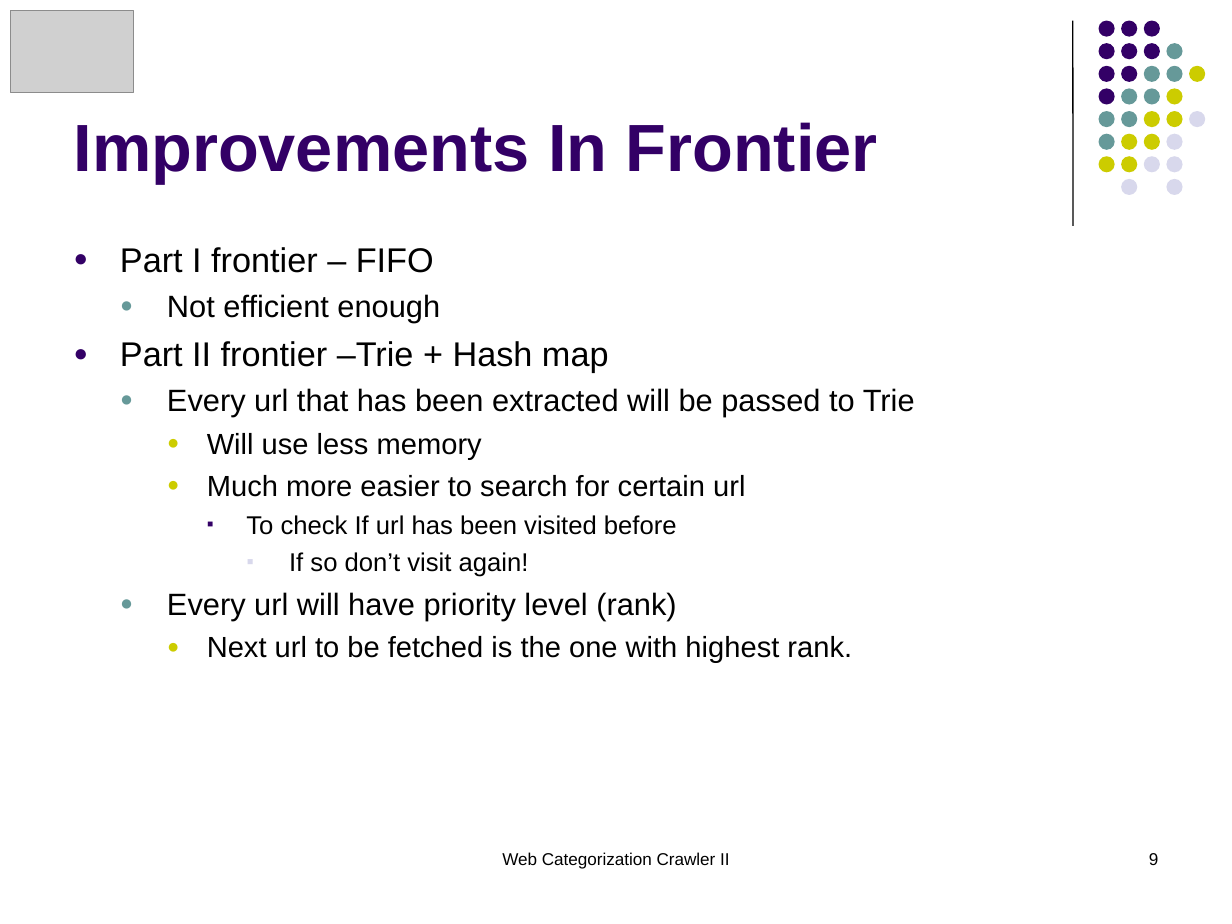
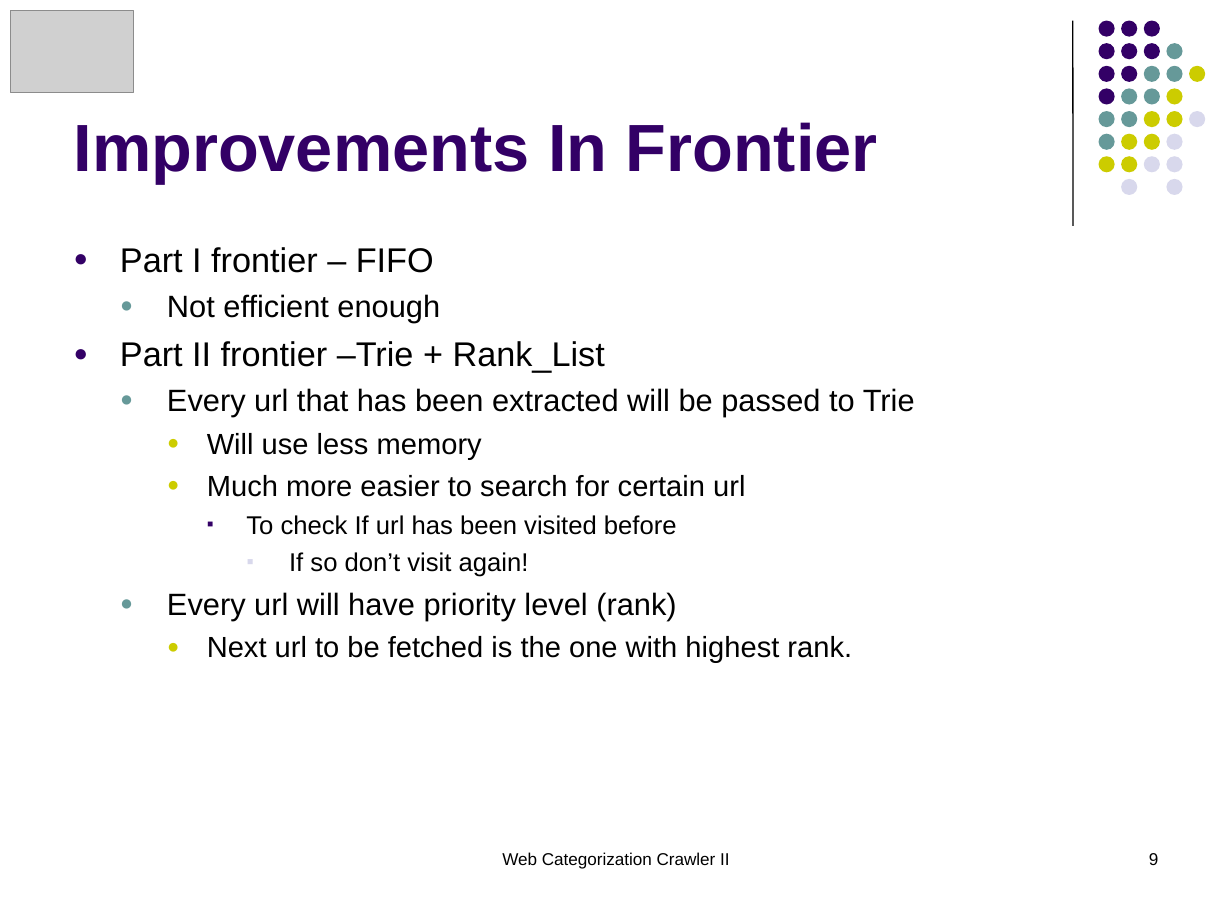
Before and after one commit to tru3d3v/iwebcrawler, a slide deck: slide 9 of Docs/Documentation/Presentations/Crawler.Design.Mid.II.ppt. Drawn at 1232x924 pixels with LibreOffice and Linux fonts; fonts in the diff are those of the drawing; grey boxes stand for pictures. Boxes give left, top, right and bottom in pixels: in the first picture for what was removed or moved away, otherwise in the second. Text is boxed around its words. In the diff, an @@ line names an element or a change of style, - is before the commit and + after.

```diff
--- a/Docs/Documentation/Presentations/Crawler.Design.Mid.II.ppt
+++ b/Docs/Documentation/Presentations/Crawler.Design.Mid.II.ppt
@@ text at (120, 341, 605, 373): text changed @@
-● Part II frontier –Trie + Hash map
+● Part II frontier –Trie + Rank_List
```
Also in this commit, not shown: 19 other files.
